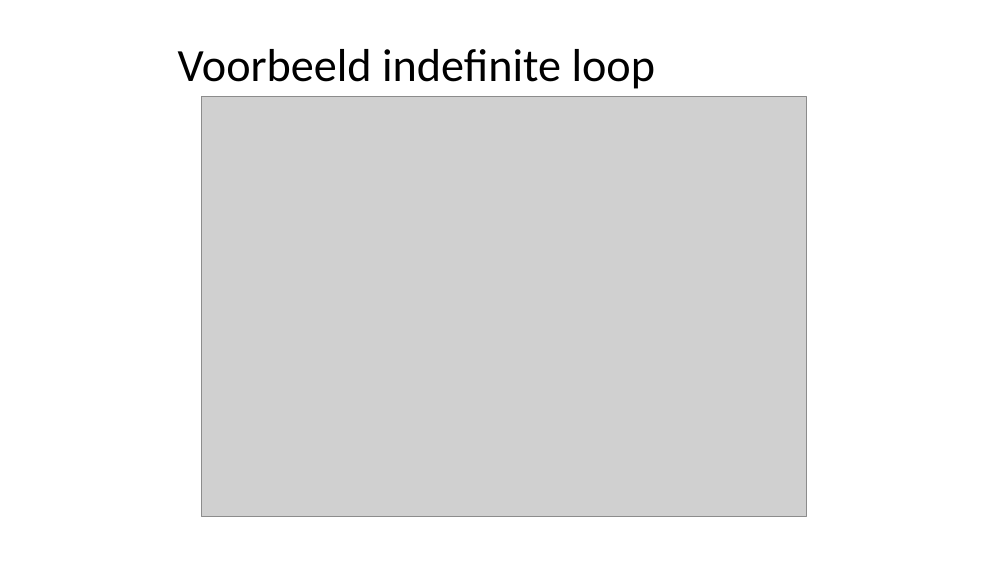
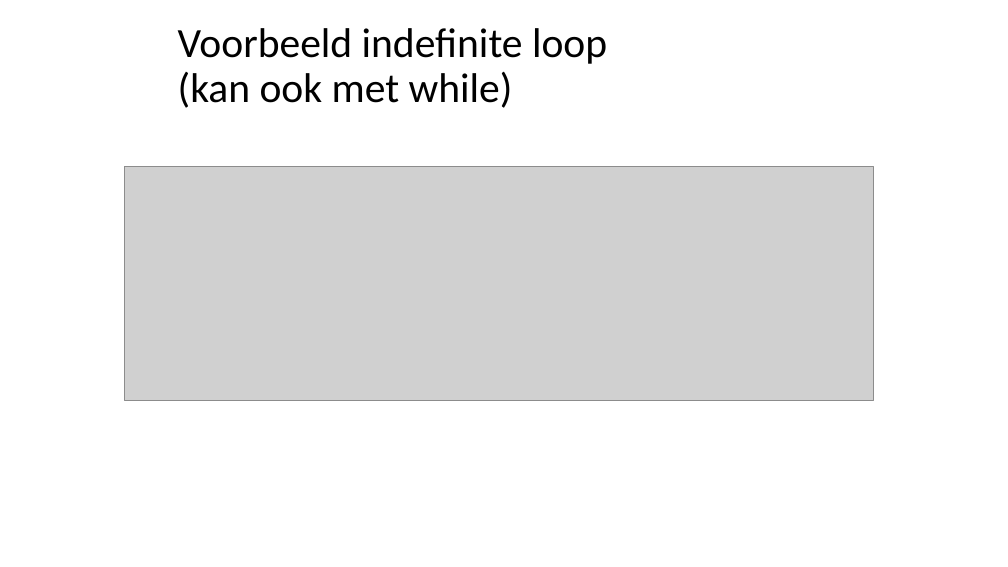
Before and after one commit to v-nys/cursusprogrammeren, a slide deck: slide 22 of _SLIDES/DEEL1/H5/4_loopsintro.pptx (slide 15 before the commit). Drawn at 1008x567 pixels with LibreOffice and Linux fonts; fonts in the diff are those of the drawing; grey boxes stand for pictures. Boxes give left, top, right and bottom in pixels: in the first picture for what was removed or moved away, otherwise in the second. Text is boxed around its words. In the diff, an @@ line names an element or a change of style, - is before the commit and + after.

```diff
--- a/_SLIDES/DEEL1/H5/4_loopsintro.pptx
+++ b/_SLIDES/DEEL1/H5/4_loopsintro.pptx
@@ title at bbox=[178, 28, 607, 108]: text changed; size 44 to 39.6 pt @@
-Voorbeeld indefinite loop
+Voorbeeld indefinite loop
+(kan ook met while)
@@ picture removed at bbox=[202, 96, 807, 516] @@
@@ picture added at bbox=[125, 167, 874, 401] @@
```
Also in this commit, not shown: 3 other slides changed, 4 slides removed, 6 other files.
